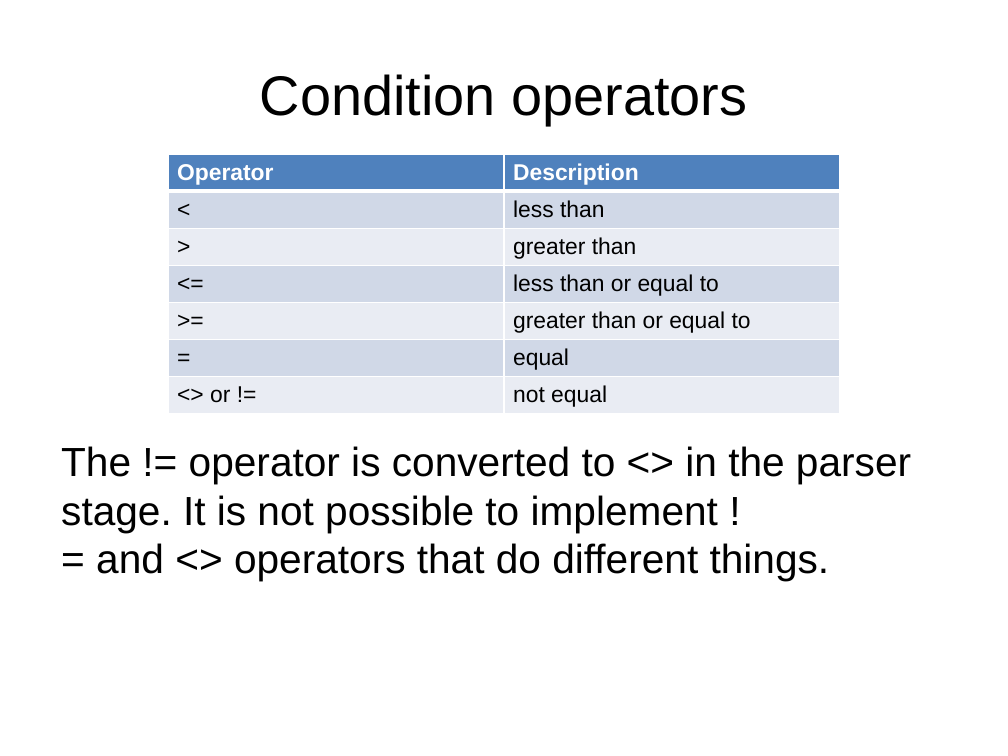
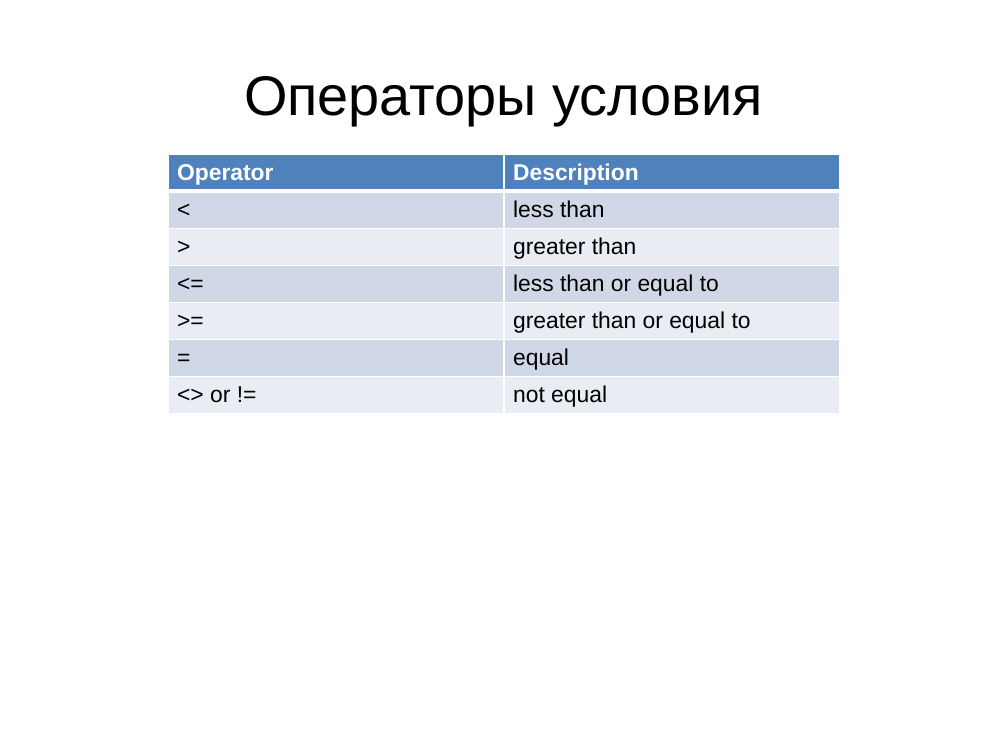
Before and after one commit to Rust1k/dbCourse, a slide deck: slide 5 of presentations/lesson6P.pptx. Drawn at 1008x756 pixels with LibreOffice and Linux fonts; fonts in the diff are those of the drawing. Boxes give left, top, right and bottom in pixels: in the first picture for what was removed or moved away, otherwise in the second. Text is boxed around its words. In the diff, an @@ line names an element or a change of style, - is before the commit and + after.

```diff
--- a/presentations/lesson6P.pptx
+++ b/presentations/lesson6P.pptx
@@ text at (x1=244, y1=76, x2=763, y2=125): text changed @@
-Condition operators
+Операторы условия
@@ text removed at (x1=61, y1=446, x2=911, y2=581) @@
-The != operator is converted to <> in the parser stage. It is not possible to implement != and <> operators that do different things.
```
Also in this commit, not shown: 1 other slide changed, 1 other file.
